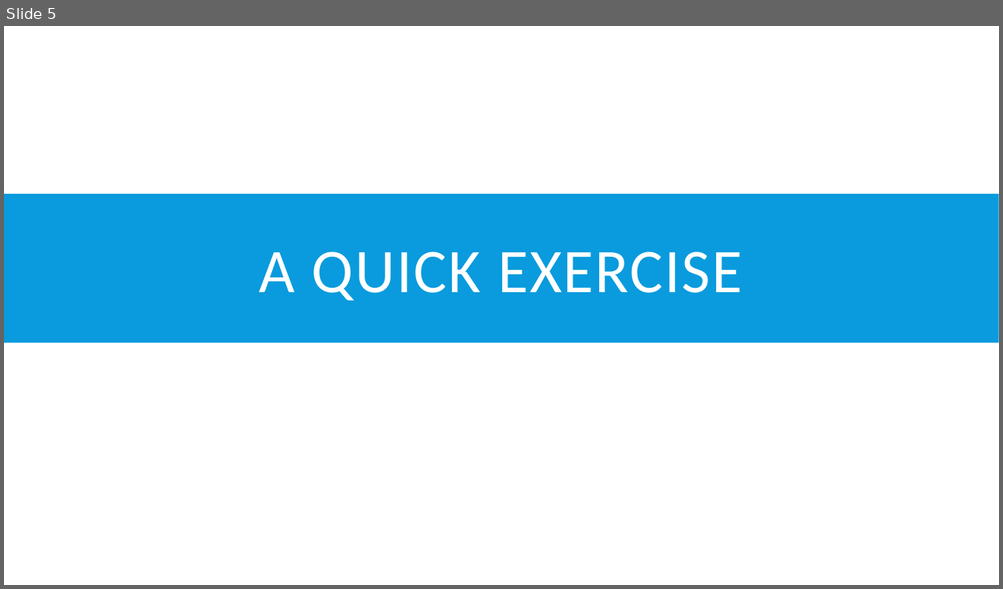
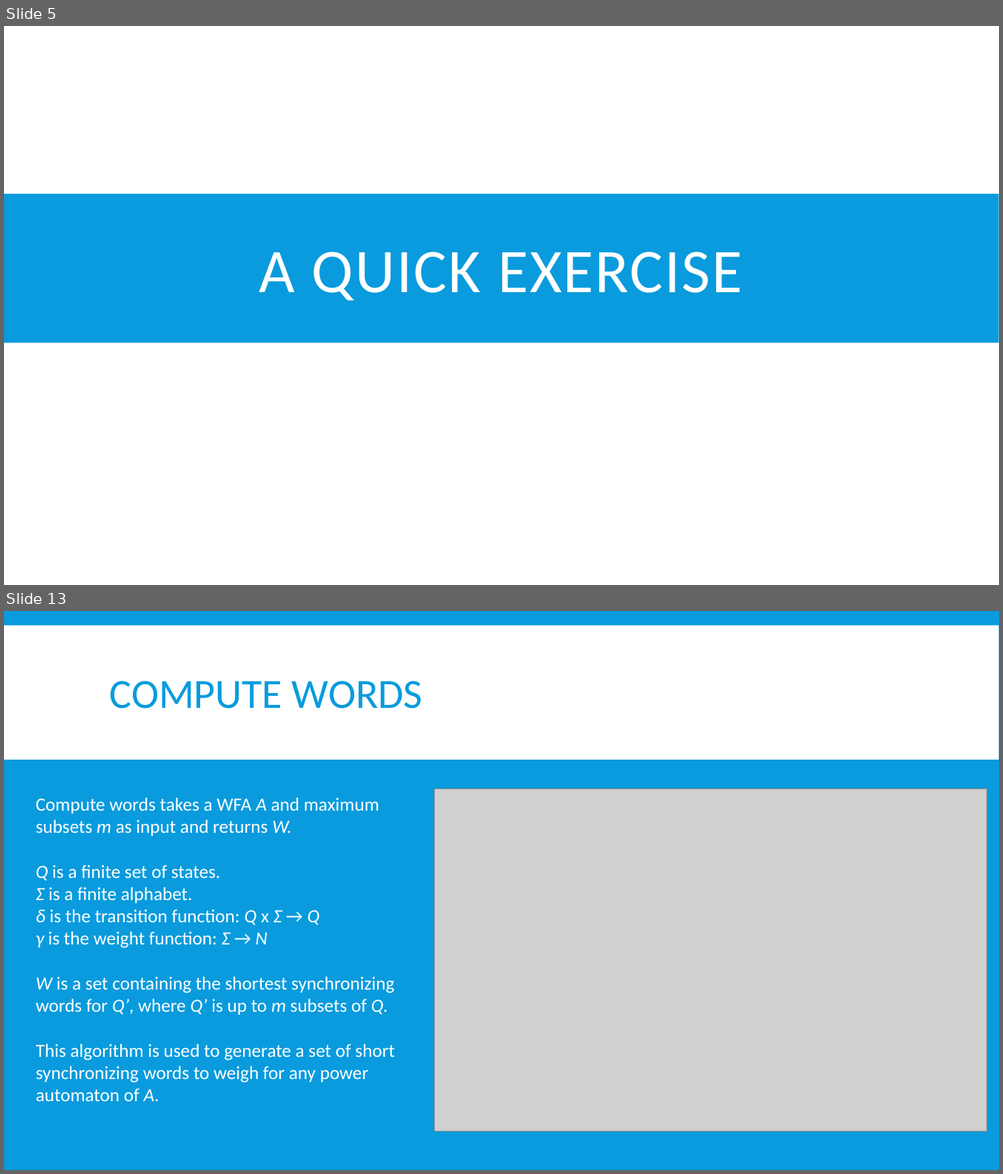
Before and after one commit to Jacobsma/CS477-Project, a slide deck: project.pptx. Shown one above the other, each under a label of ours: slide 5 before the commit, slides 5 and 13 after it; the slides between them are not shown. The pictures are 1003x589 and 1003x1174 pixels, drawn with LibreOffice and Linux fonts; fonts in the diff are those of the drawing; grey boxes stand for pictures. Boxes give left, top, right and bottom in pixels: in the first picture for what was removed or moved away, otherwise in the second. Text is boxed around its words. In the diff, an @@ line names an element or a change of style, - is before the commit and + after.

Commit message:
Added additional slides
Added slides describing the algorithms

```diff
--- a/project.pptx
+++ b/project.pptx
@@ slide 13 added at bbox=[4, 611, 999, 1170], background #099BDD @@
@@ rectangle added at bbox=[4, 625, 999, 760], fill #FFFFFF @@
@@ title added at bbox=[110, 681, 423, 709], 40 pt, text #099BDD @@
+COMPUTE WORDS
@@ text added at bbox=[36, 797, 395, 1102], 18 pt, text #FFFFFF @@
+Compute words takes a WFA A and maximum subsets m as input and returns W.
+Q is a finite set of states.
+Σ is a finite alphabet.
+δ is the transition function: Q x Σ → Q
+γ is the weight function: Σ → N
+W is a set containing the shortest synchronizing words for Q’, where Q’ is up to m subsets of Q.
+This algorithm is used to generate a set of short synchronizing words to weigh for any power automaton of A.
@@ picture added at bbox=[435, 789, 987, 1132] @@
```
Also in this commit, not shown: 4 other slides added, 2 other files.
